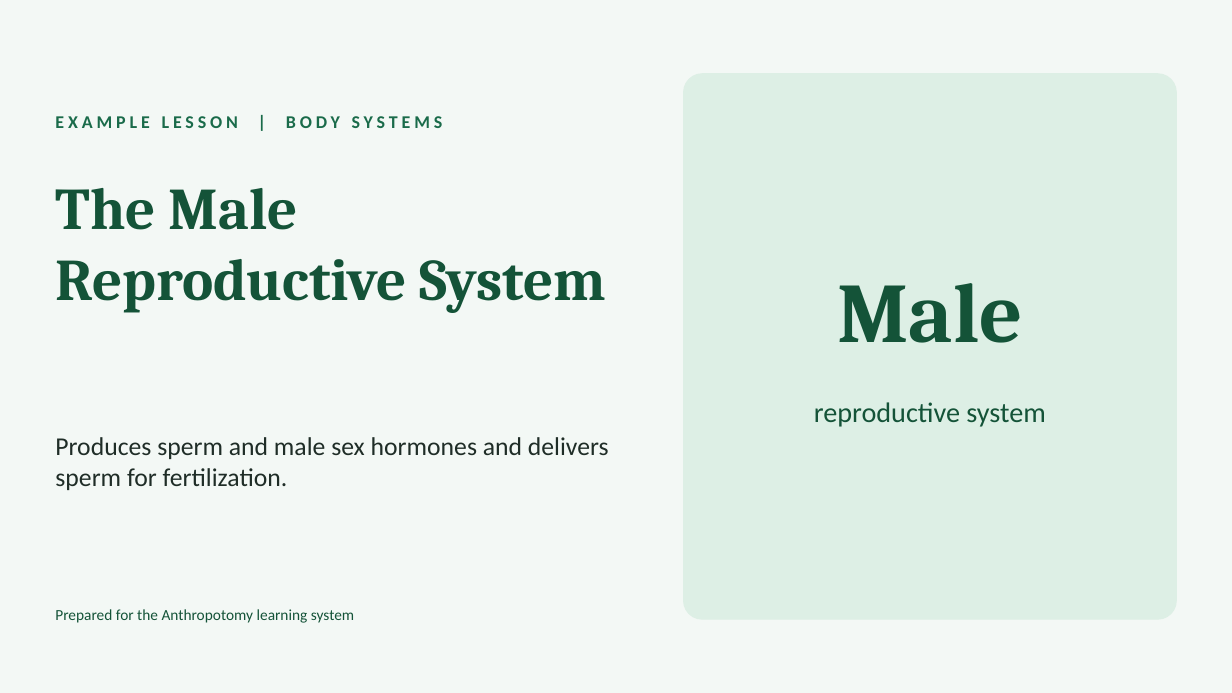
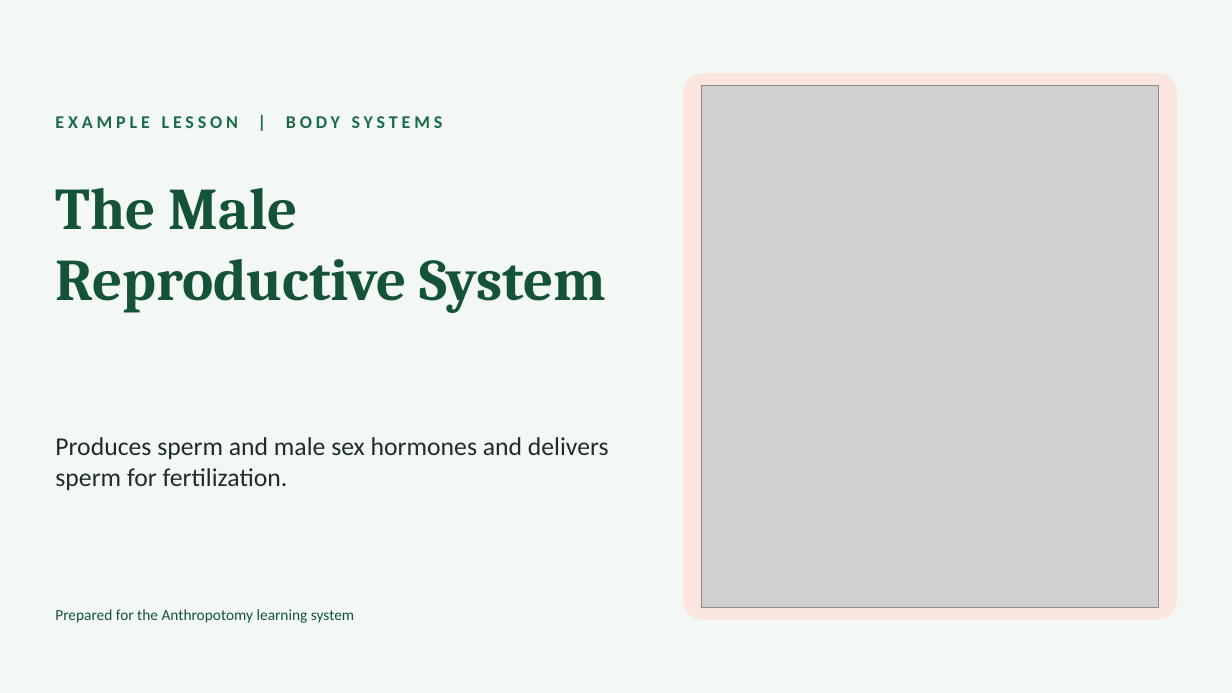
Before and after one commit to Ezkiel2004/Anthropotomy, a slide deck: slide 1 of docs/body-systems/male-reproductive-system.pptx. Drawn at 1232x693 pixels with LibreOffice and Linux fonts; fonts in the diff are those of the drawing; grey boxes stand for pictures. Boxes give left, top, right and bottom in pixels: in the first picture for what was removed or moved away, otherwise in the second. Text is boxed around its words. In the diff, an @@ line names an element or a change of style, - is before the commit and + after.

```diff
--- a/docs/body-systems/male-reproductive-system.pptx
+++ b/docs/body-systems/male-reproductive-system.pptx
@@ rounded rectangle at [684, 74, 1177, 619]: fill #DDEFE5 to #FBE6DF; outline #DDEFE5 1 pt to #FBE6DF 1 pt @@
@@ picture added at [701, 85, 1159, 608] @@
@@ text removed at [837, 283, 1023, 343] @@
-Male
@@ text removed at [814, 402, 1045, 427] @@
-reproductive system
```
Also in this commit, not shown: 4 other slides changed, 1 other file.
